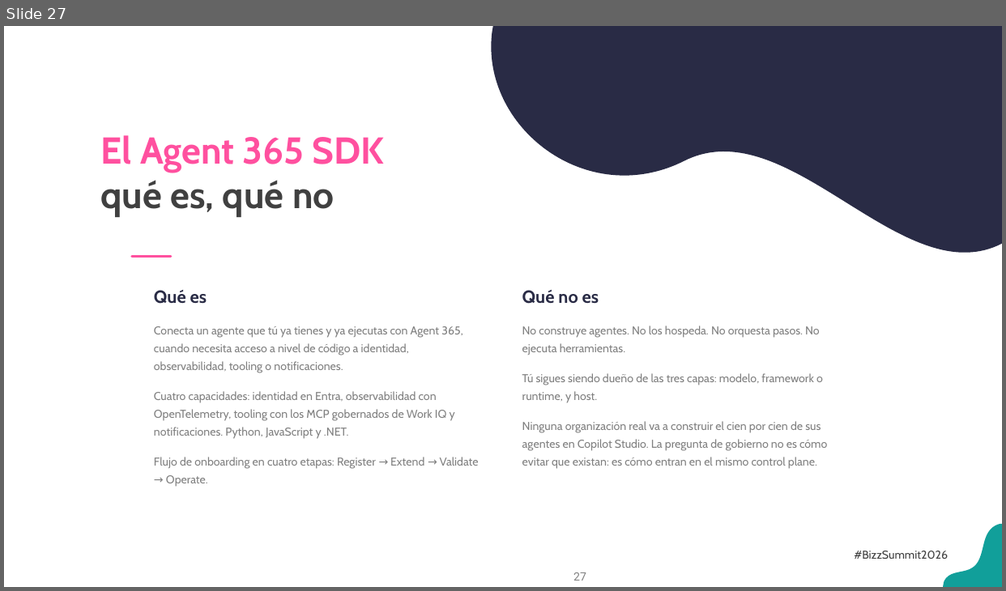
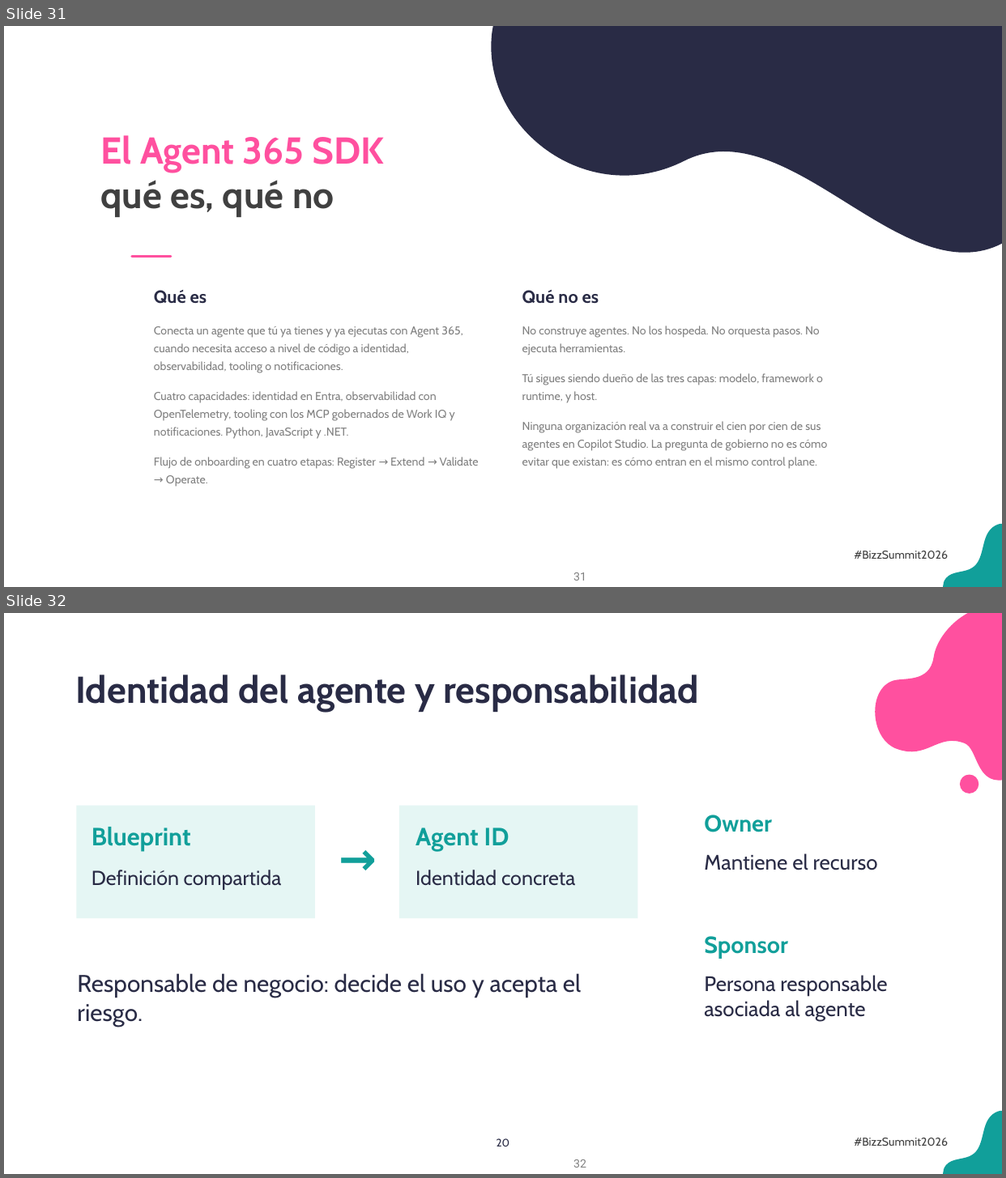
Before and after one commit to antoniosql/materiales-sesiones, a slide deck: BizzSummit/2026/01_trabajo/BizzSummit2026_De_la_jungla_al_control_plane.pptx. Shown one above the other, each under a label of ours: slide 27 before the commit, slides 31 and 32 after it. The pictures are 1006x591 and 1006x1178 pixels, drawn with LibreOffice and Linux fonts; fonts in the diff are those of the drawing; background and template pictures are left out. Boxes give left, top, right and bottom in pixels: in the first picture for what was removed or moved away, otherwise in the second. Text is boxed around its words. In the diff, an @@ line names an element or a change of style, - is before the commit and + after.

```diff
--- a/BizzSummit/2026/01_trabajo/BizzSummit2026_De_la_jungla_al_control_plane.pptx
+++ b/BizzSummit/2026/01_trabajo/BizzSummit2026_De_la_jungla_al_control_plane.pptx
@@ slide 32 added at <box>4,613,1002,1174</box>, background #FFFFFF; not listed: 3 template elements that a slide beside it also shows @@
@@ freeform shape added at <box>876,613,1002,779</box>, fill #FF509F @@
@@ text added at <box>76,675,699,712</box>, 36 pt, text #292B45, bold @@
+Identidad del agente y responsabilidad
@@ freeform shape added at <box>960,775,978,794</box>, fill #FF509F @@
@@ rectangle added at <box>77,806,315,918</box>, fill #E5F6F4 @@
@@ rectangle added at <box>399,806,638,918</box>, fill #E5F6F4 @@
@@ text added at <box>91,827,191,851</box>, 24 pt, text #119F9A, bold @@
+Blueprint
@@ text added at <box>328,830,386,901</box>, 43.5 pt, text #119F9A, bold @@
+→
@@ text added at <box>415,828,509,851</box>, 24 pt, text #119F9A, bold @@
+Agent ID
@@ text added at <box>704,815,772,833</box>, 22.5 pt, text #119F9A, bold @@
+Owner
@@ text added at <box>704,854,878,871</box>, 20.2 pt, text #292B45 @@
+Mantiene el recurso
@@ text added at <box>91,870,282,890</box>, 19.5 pt, text #292B45 @@
+Definición compartida
@@ text added at <box>415,870,575,886</box>, 19.5 pt, text #292B45 @@
+Identidad concreta
@@ text added at <box>704,936,788,959</box>, 22.5 pt, text #119F9A, bold @@
+Sponsor
@@ text added at <box>77,973,581,1027</box>, 23.2 pt, text #292B45 @@
+Responsable de negocio: decide el uso y acepta el riesgo.
@@ text added at <box>704,975,887,1022</box>, 20.2 pt, text #292B45 @@
+Persona responsable
+asociada al agente
@@ text added at <box>496,1139,510,1147</box>, 10.5 pt, text #292B45 @@
+20
@@ what was slide 27 is now slide 31 @@
@@ page number at <box>573,573,586,581</box>: text changed @@
-27
+31
```
Also in this commit, not shown: 1 slide changed, 8 other slides added, 27 other files.
